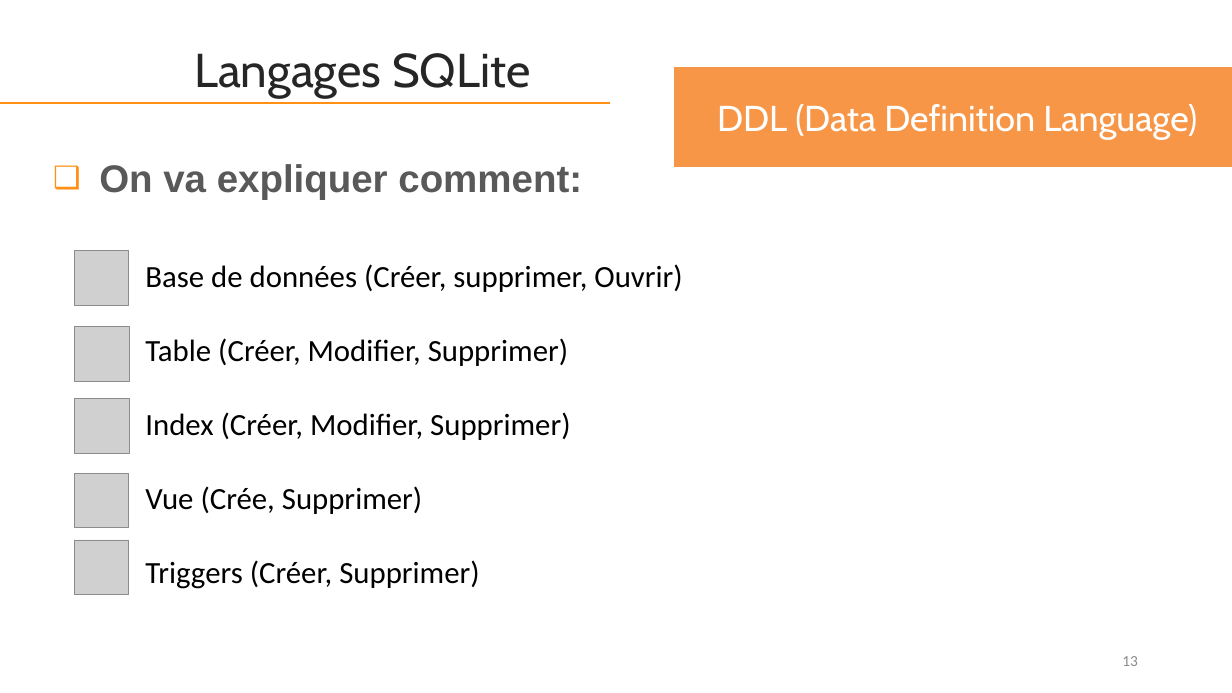
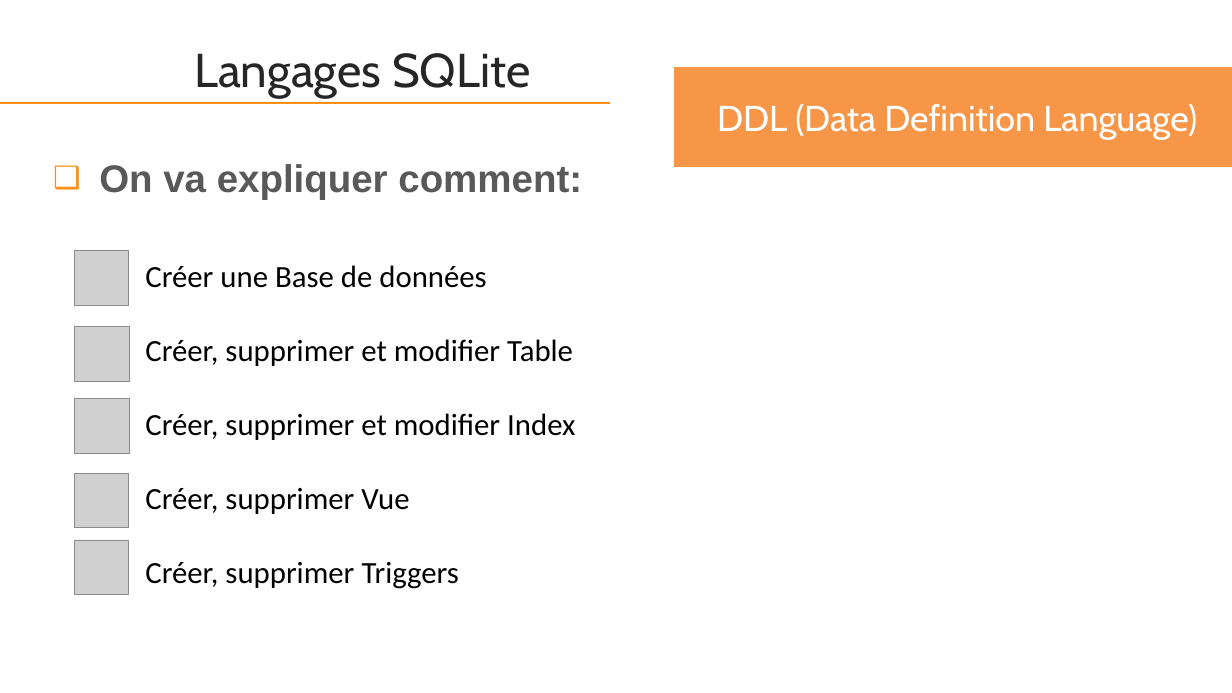
Before and after one commit to web-ai-master/academic-projects, a slide deck: slide 13 of Architecture SGBD/Project/presentation/Presentation-projet-SQLite.pptx. Drawn at 1232x693 pixels with LibreOffice and Linux fonts; fonts in the diff are those of the drawing; grey boxes stand for pictures. Boxes give left, top, right and bottom in pixels: in the first picture for what was removed or moved away, otherwise in the second. Text is boxed around its words. In the diff, an @@ line names an element or a change of style, - is before the commit and + after.

```diff
--- a/Architecture SGBD/Project/presentation/Presentation-projet-SQLite.pptx
+++ b/Architecture SGBD/Project/presentation/Presentation-projet-SQLite.pptx
@@ text at box(145, 265, 575, 589): text changed @@
-Base de données (Créer, supprimer, Ouvrir)
-Table (Créer, Modifier, Supprimer)
-Index (Créer, Modifier, Supprimer)
-Vue (Crée, Supprimer)
-Triggers (Créer, Supprimer)
+Créer une Base de données
+Créer, supprimer et modifier Table
+Créer, supprimer et modifier Index
+Créer, supprimer Vue
+Créer, supprimer Triggers
@@ page number removed at box(1122, 656, 1138, 666) @@
-13
```
Also in this commit, not shown: 53 other slides changed, 1 slide added, 1 slide removed, 19 other files.
